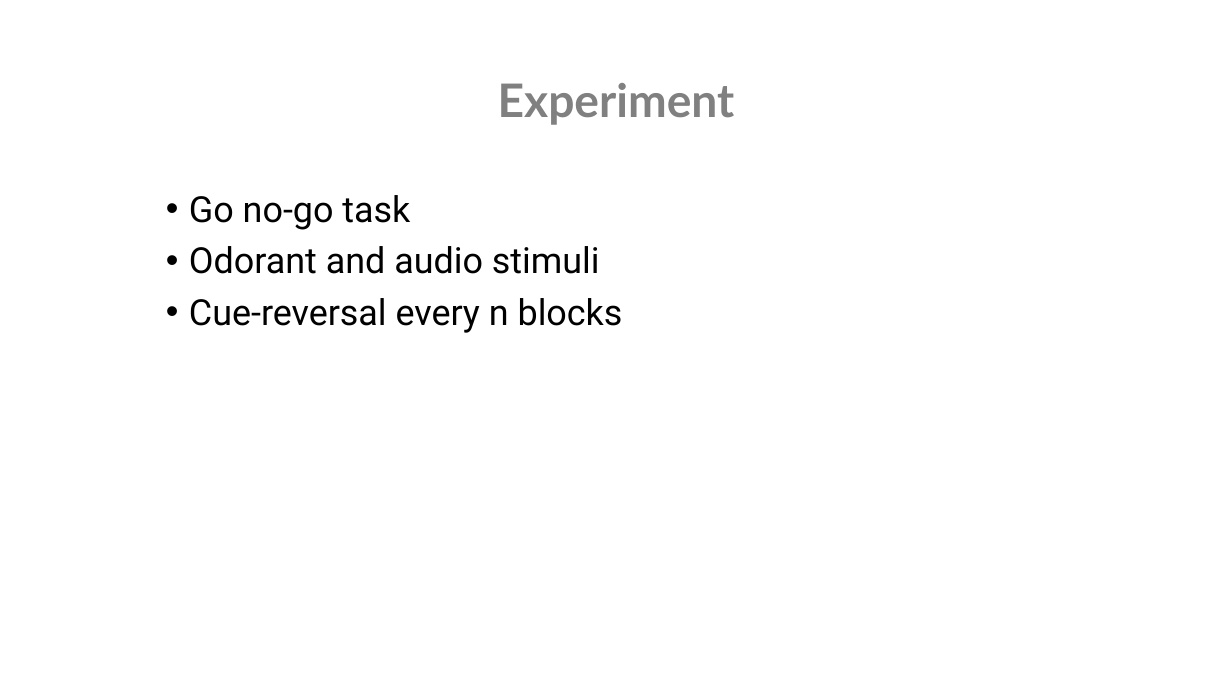
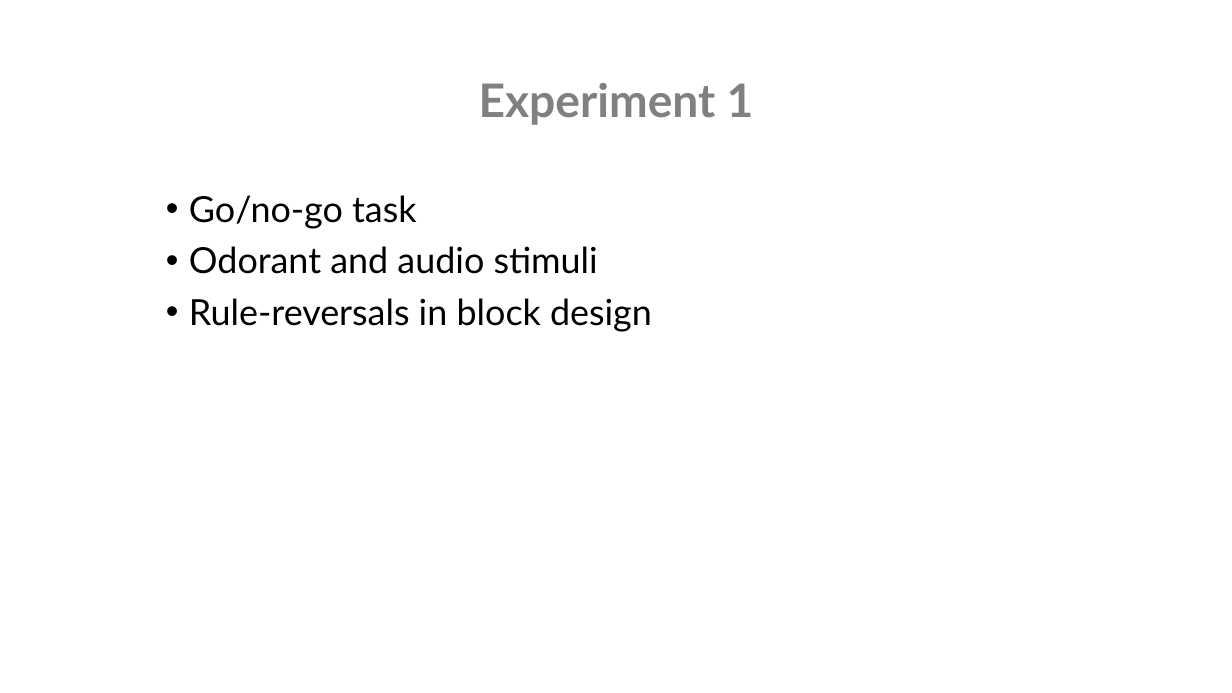
Before and after one commit to nghess/cnjc, a slide deck: slide 5 of multimodal_olfactory_feedback/hernandez_etal_2025.pptx (slide 4 before the commit). Drawn at 1232x693 pixels with LibreOffice and Linux fonts; fonts in the diff are those of the drawing. Boxes give left, top, right and bottom in pixels: in the first picture for what was removed or moved away, otherwise in the second. Text is boxed around its words. In the diff, an @@ line names an element or a change of style, - is before the commit and + after.

```diff
--- a/multimodal_olfactory_feedback/hernandez_etal_2025.pptx
+++ b/multimodal_olfactory_feedback/hernandez_etal_2025.pptx
@@ title at <box>479,83,754,125</box>: text changed @@
-Experiment
+Experiment 1
@@ text at <box>189,195,416,229</box>: text changed; font Roboto to Lato @@
-• Go no-go task
+• Go/no-go task
@@ text at <box>189,246,598,274</box>: font Roboto to Lato in "Odorant and audio stimuli" @@
@@ text at <box>189,298,652,332</box>: text changed; font Roboto to Lato @@
-• Cue-reversal every n blocks
+• Rule-reversals in block design
```
Also in this commit, not shown: 2 other slides changed, 11 slides added, 3 slides removed, 8 other files.
